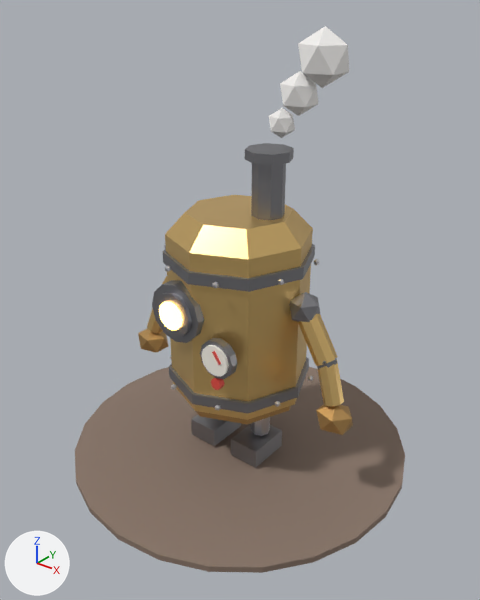
The glTF model models/character.glb as it was, and as the next commit left it.
The view is the same before and after, from a camera (50 mm lens) standing at (2.91, -3.64, 3.59) and looking at (0.08, -0.09, 1.39). The lights are fixed; the arrows at lower left show +X, +Y and +Z. The older version comes first. Where no turn or scale is listed for an object, it has been applied to the vertices.

Script lines for the objects in view, before the commit:
```python
me_cylinder_014 = bpy.data.meshes.new('Cylinder.014')
me_cylinder_014.from_pydata(...)  # 16 vertices, 28 faces; spans x -0.182..0.182, y -0.095..0.095, z -0.22..0.22
me_cylinder_014.materials.append(mat_sb_brass)  # beige #edc881
me_cylinder_018 = bpy.data.meshes.new('Cylinder.018')
me_cylinder_018.from_pydata(...)  # a 24-sided cylinder along z spanning x -1.4..1.4, y -1.4..1.4, z -0.03..0.03
me_cylinder_018.materials.append(mat_sb_ground)  # brown #897669
me_icosphere_017 = bpy.data.meshes.new('Icosphere.017')
me_icosphere_017.from_pydata(...)  # an icosphere of 20 faces spanning x -0.125..0.125, y -0.119..0.119, z -0.14..0.14
me_icosphere_017.materials.append(mat_sb_steam)  # white #f3f1ef
ob_ground = bpy.data.objects.new('Ground', me_cylinder_018)
ob_ground.location = (0.0, 0.0, -0.025)
ob_steam_1 = bpy.data.objects.new('Steam_1', me_icosphere_017)
ob_steam_1.location = (0.45, 0.05, 2.92)
ob_upperarm_r = bpy.data.objects.new('UpperArm_R', me_cylinder_014)
ob_upperarm_r.location = (0.71, -0.01, 1.275)
# also in view: 'Eye_Frame' at (-0.14, -0.53, 1.4); 'Body_Top' at (0.0, 0.0, 1.98); 'Band_1' at (0.0, 0.0, 0.72); 'Chimney' at (0.22, 0.05, 2.25); 'Band_0' at (0.0, 0.0, 1.72)
```
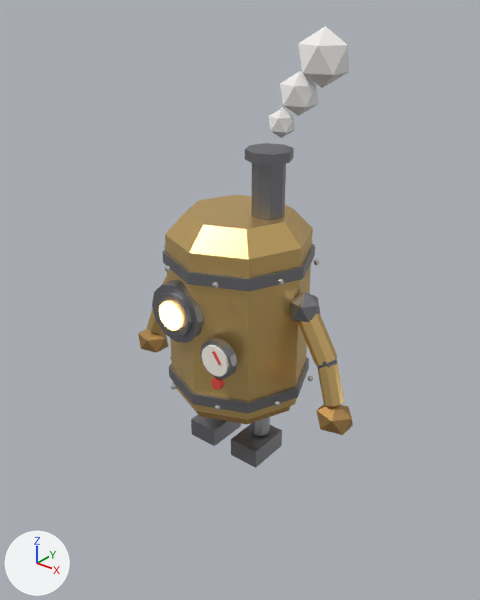
The change, as a diff of the scene's bpy script:
```diff
--- a/models/character.glb.py
+++ b/models/character.glb.py
@@ ob_ground @@
-ob_ground = bpy.data.objects.new('Ground', me_cylinder_018)
-ob_ground.location = (0.0, 0.0, -0.025)
```

Location of each change, [x1, y1, x2, y2] in pixels of the pictures (480 x 600 px):
'Ground', deleted (brown)
    before: [75, 367, 405, 573]
